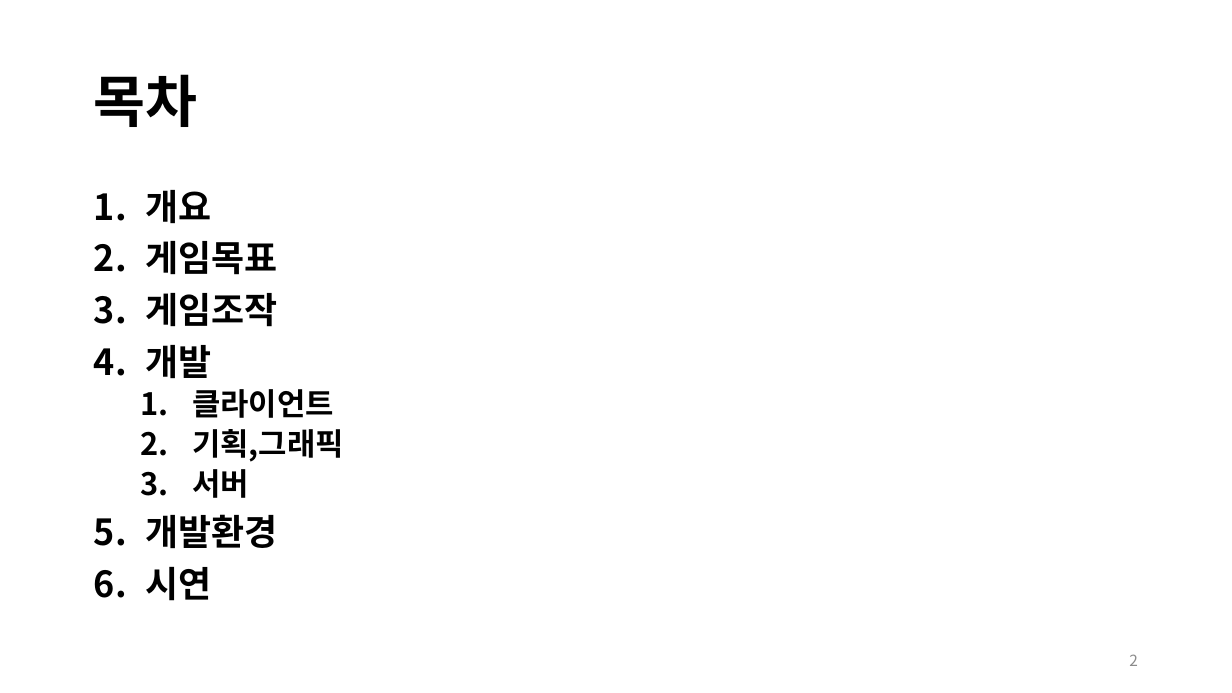
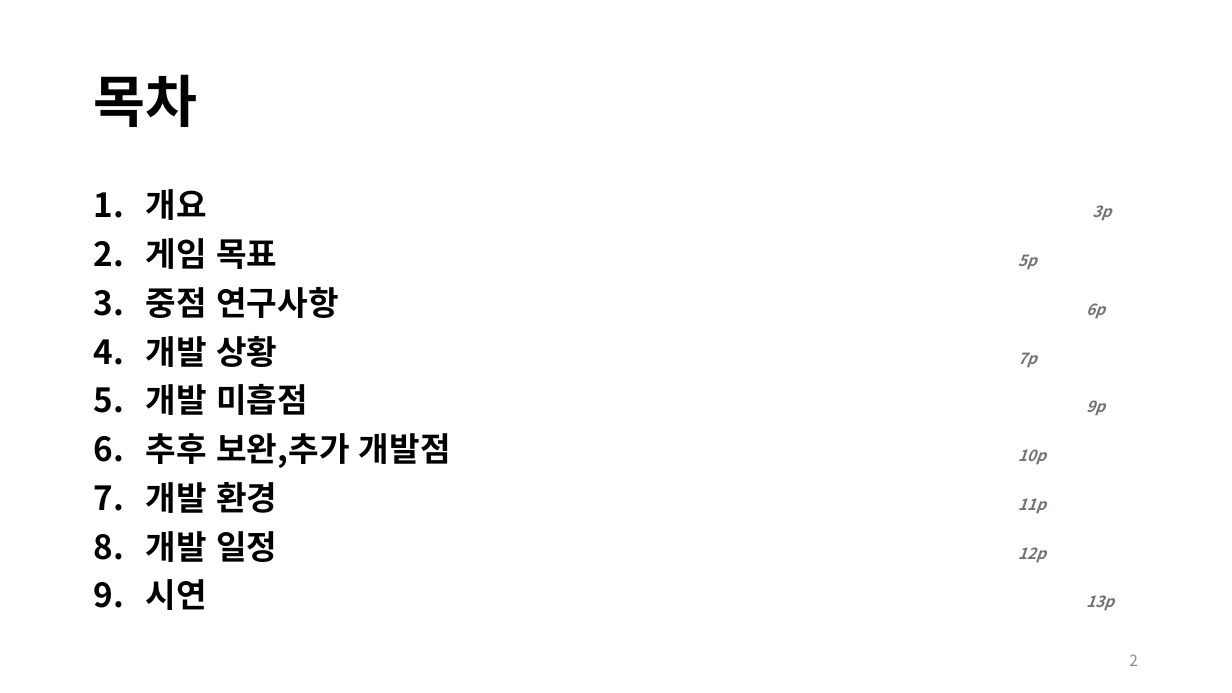
Before and after one commit to JinsooLee-Testing/aww, a slide deck: slide 2 of 기획문서/중간발표/Aww_중간발표.pptx. Drawn at 1232x693 pixels with LibreOffice and Linux fonts; fonts in the diff are those of the drawing; background and template pictures are left out. Boxes give left, top, right and bottom in pixels: in the first picture for what was removed or moved away, otherwise in the second. Text is boxed around its words. In the diff, an @@ line names an element or a change of style, - is before the commit and + after.

```diff
--- a/기획문서/중간발표/Aww_중간발표.pptx
+++ b/기획문서/중간발표/Aww_중간발표.pptx
@@ text at bbox=[146, 189, 1114, 611]: text changed; size 28 to 25.9 pt @@
-1. 개요
-2. 게임목표
-3. 게임조작
-4. 개발
-  1. 클라이언트
-  2. 기획,그래픽
-  3. 서버
-5. 개발환경
-6. 시연
+1. 개요 3p
+2. 게임 목표 5p
+3. 중점 연구사항 6p
+4. 개발 상황 7p
+5. 개발 미흡점 9p
+6. 추후 보완,추가 개발점 10p
+7. 개발 환경 11p
+8. 개발 일정 12p
+9. 시연 13p
```
Also in this commit, not shown: 8 other slides changed, 2 slides added, 1 other file.
